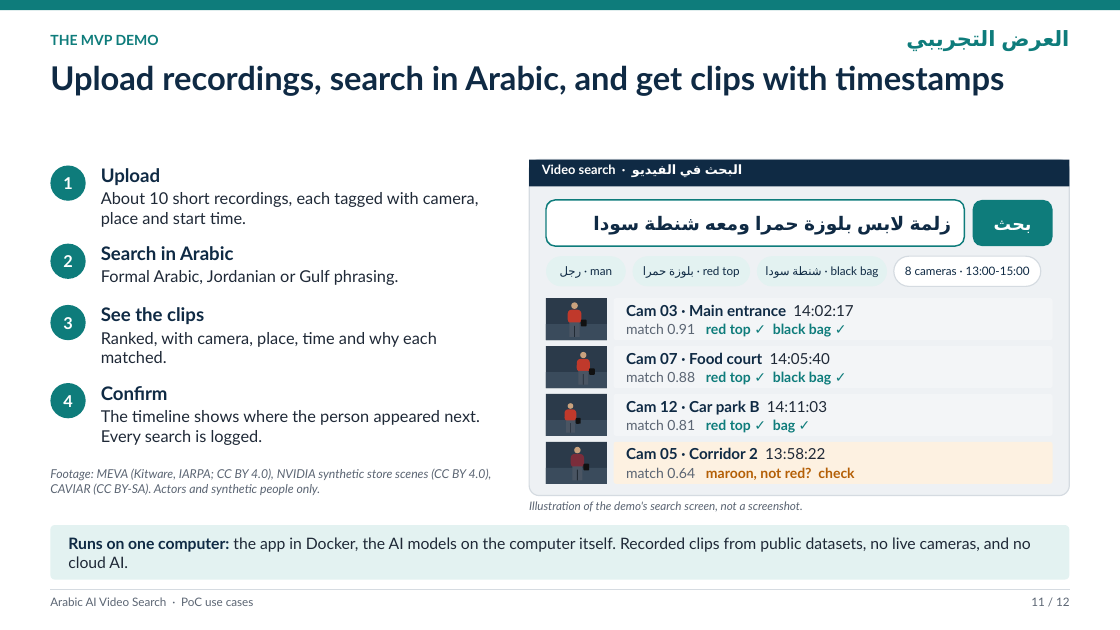
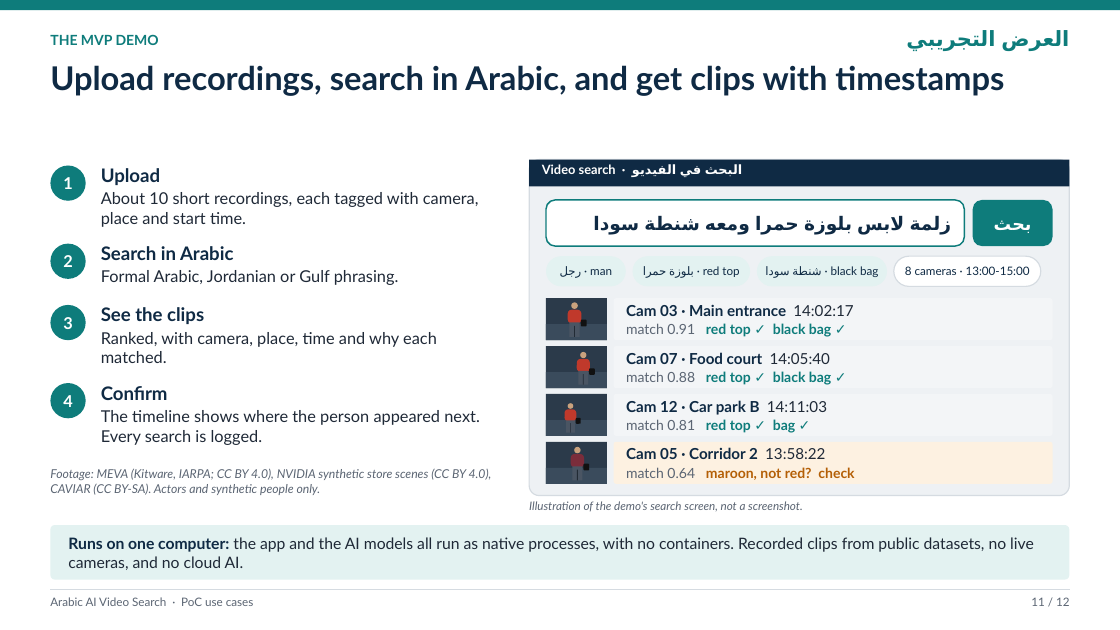
Before and after one commit to AhmadHammadPresight/arabic-video-search, a slide deck: slide 11 of docs/deck/arabic-video-search-use-cases.pptx. Drawn at 1120x630 pixels with LibreOffice and Linux fonts; fonts in the diff are those of the drawing. Boxes give left, top, right and bottom in pixels: in the first picture for what was removed or moved away, otherwise in the second. Text is boxed around its words. In the diff, an @@ line names an element or a change of style, - is before the commit and + after.

```diff
--- a/docs/deck/arabic-video-search-use-cases.pptx
+++ b/docs/deck/arabic-video-search-use-cases.pptx
@@ text in rounded rectangle at (68,537,1034,570): text changed @@
-Runs on one computer: the app in Docker, the AI models on the computer itself. Recorded clips from public datasets, no live cameras, and no cloud AI.
+Runs on one computer: the app and the AI models all run as native processes, with no containers. Recorded clips from public datasets, no live cameras, and no cloud AI.
```
Also in this commit, not shown: 1 other file.
